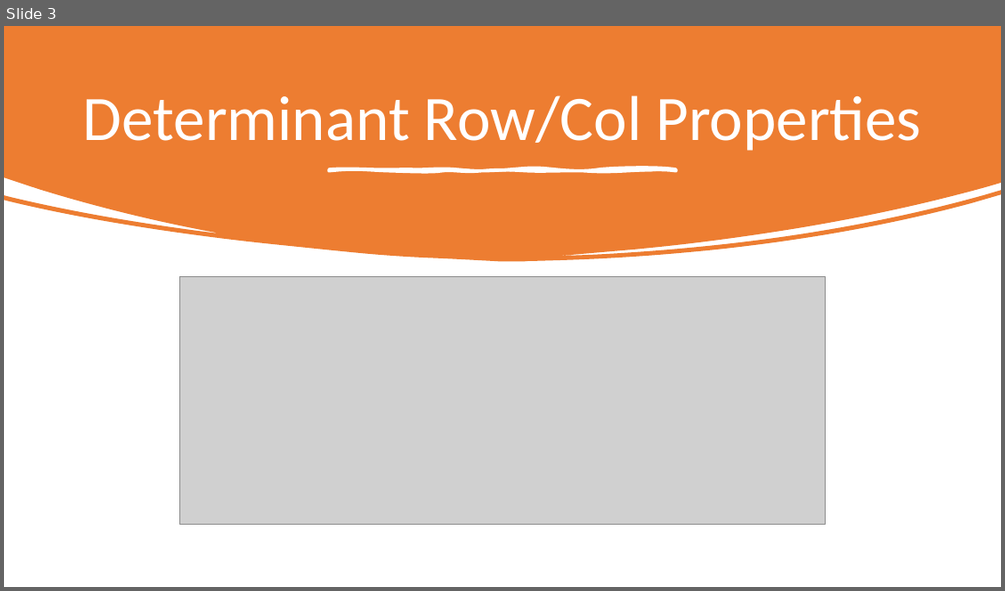
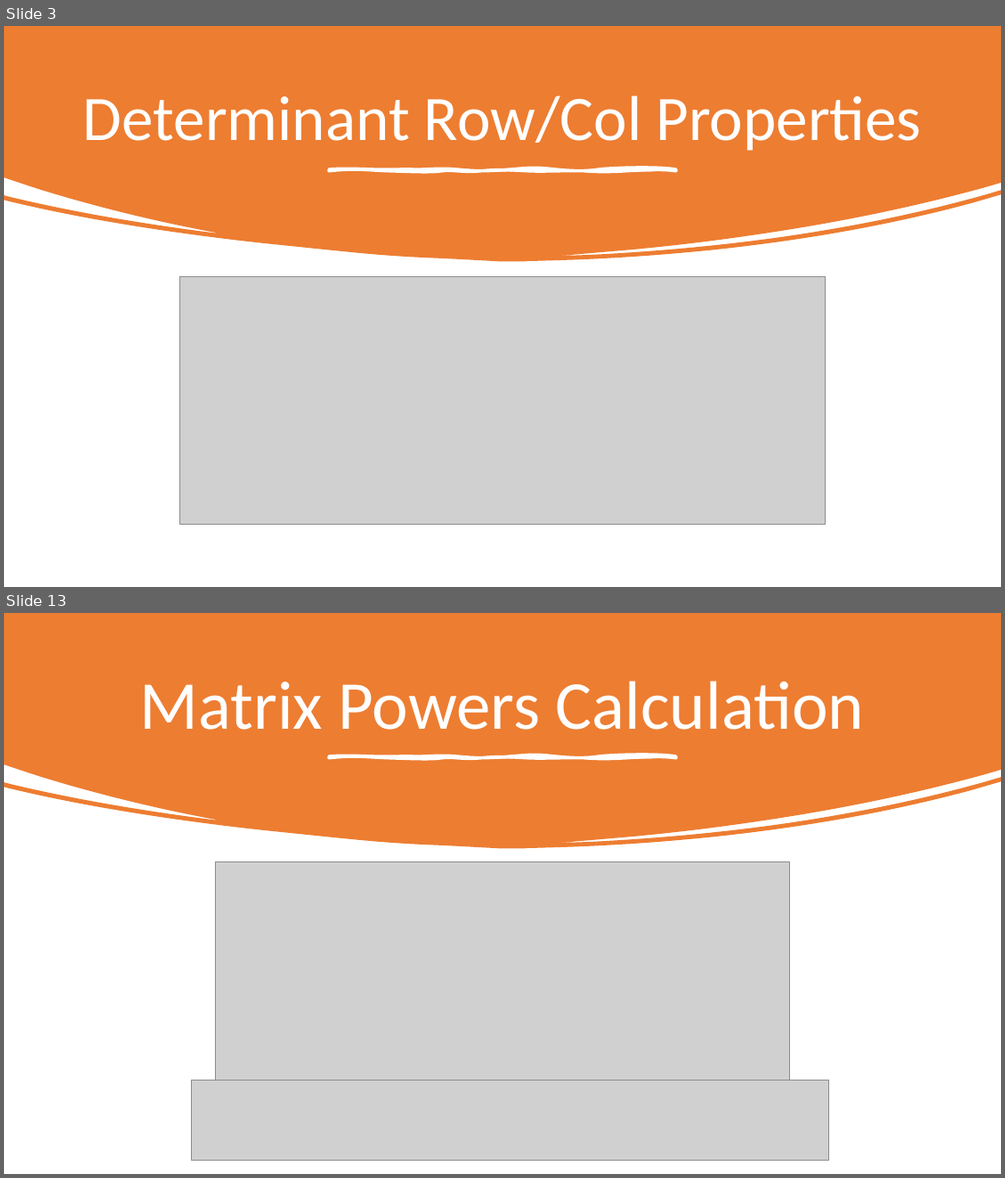
Before and after one commit to Jeffchen54/Linear-Definitions-and-Theorems, a slide deck: Unit 5-6 Theorems.pptx. Shown one above the other, each under a label of ours: slide 3 before the commit, slides 3 and 13 after it; the slides between them are not shown. The pictures are 1005x591 and 1005x1178 pixels, drawn with LibreOffice and Linux fonts; fonts in the diff are those of the drawing; grey boxes stand for pictures. Boxes give left, top, right and bottom in pixels: in the first picture for what was removed or moved away, otherwise in the second. Text is boxed around its words. In the diff, an @@ line names an element or a change of style, - is before the commit and + after.

```diff
--- a/Unit 5-6 Theorems.pptx
+++ b/Unit 5-6 Theorems.pptx
@@ slide 13 added at [4,613,1001,1174], background #FFFFFF @@
@@ freeform shape added at [4,613,1001,849], fill #ED7D31 @@
@@ title added at [140,681,864,730], 66 pt, text #FFFFFF @@
+Matrix Powers Calculation
@@ freeform shape added at [329,756,676,758], fill #FFFFFF, outline #FFFFFF 3 pt @@
@@ picture added at [216,862,789,1079] @@
@@ picture added at [192,1079,829,1159] @@
```
Also in this commit, not shown: 25 other slides added, 1 other file.
